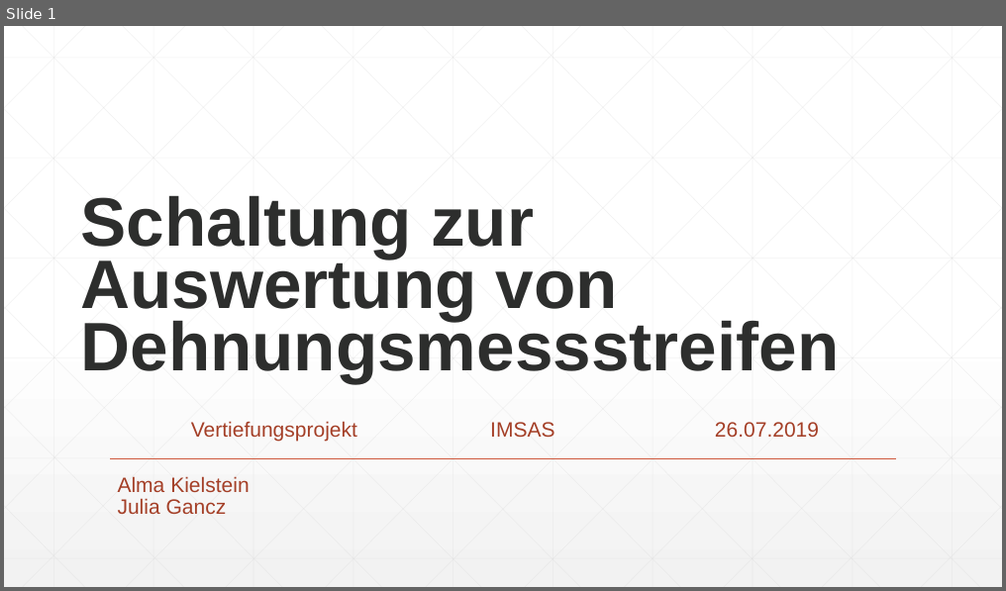
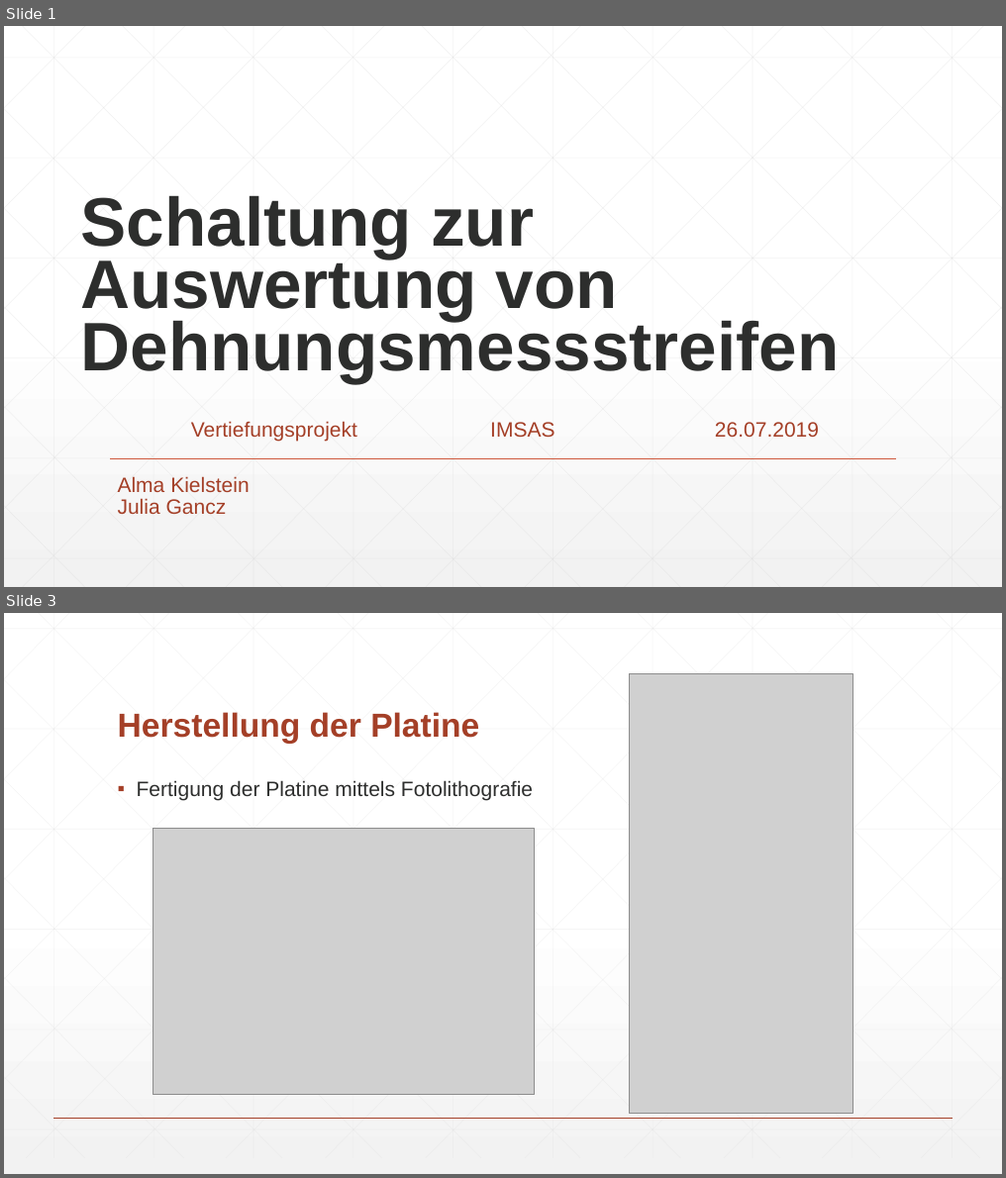
Before and after one commit to juliagancz/Vertiefungsprojekt, a slide deck: Vertiefungsprojekt.pptx. Shown one above the other, each under a label of ours: slide 1 before the commit, slides 1 and 3 after it; the slides between them are not shown. The pictures are 1006x591 and 1006x1178 pixels, drawn with LibreOffice and Linux fonts; fonts in the diff are those of the drawing; grey boxes stand for pictures. Boxes give left, top, right and bottom in pixels: in the first picture for what was removed or moved away, otherwise in the second. Text is boxed around its words. In the diff, an @@ line names an element or a change of style, - is before the commit and + after.

```diff
--- a/Vertiefungsprojekt.pptx
+++ b/Vertiefungsprojekt.pptx
@@ slide 3 added at bbox=[4, 613, 1002, 1174], background gradient #FFFFFF to #F2F2F2 @@
@@ picture added at bbox=[629, 673, 853, 1114] @@
@@ title added at bbox=[118, 712, 479, 744], 32 pt, text #A43F27, bold @@
+Herstellung der Platine
@@ text added at bbox=[137, 780, 533, 801], 20 pt, text #2D2E2D @@
+▪ Fertigung der Platine mittels Fotolithografie
@@ picture added at bbox=[152, 829, 534, 1095] @@
@@ group added at bbox=[4, 613, 1002, 1158]: 46 lines @@
@@ line added from (54, 1118) to (952, 1118), #A43F27 1 pt @@
```
Also in this commit, not shown: 2 other slides added.
